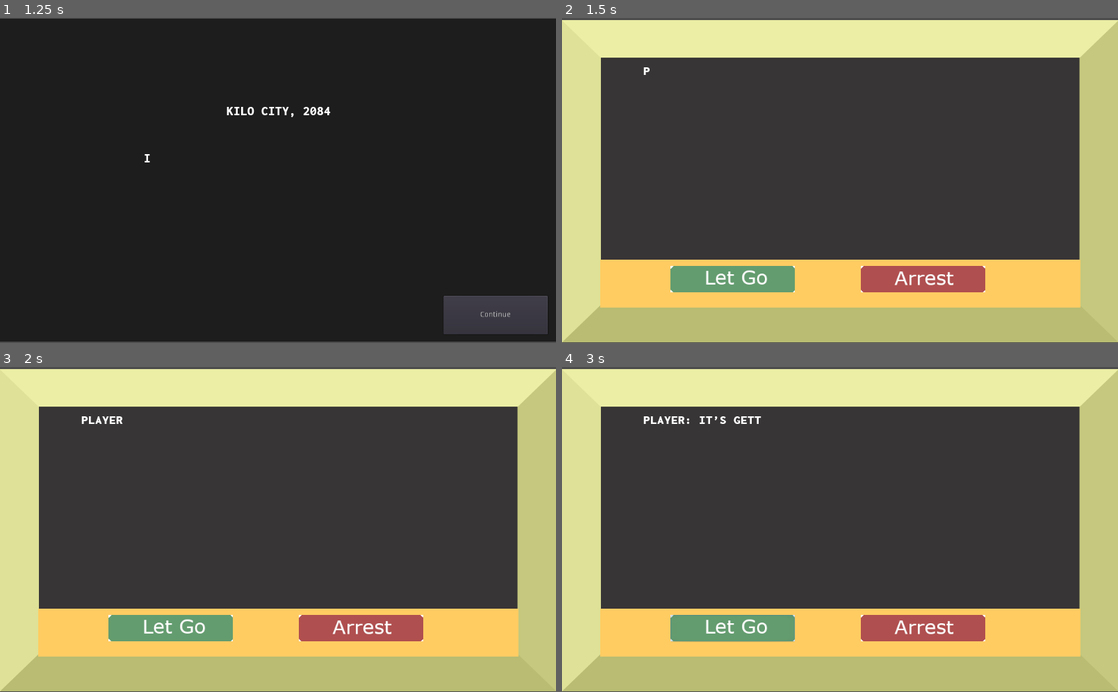
Above: before the commit, frames 1-4 (two rows, left to right).
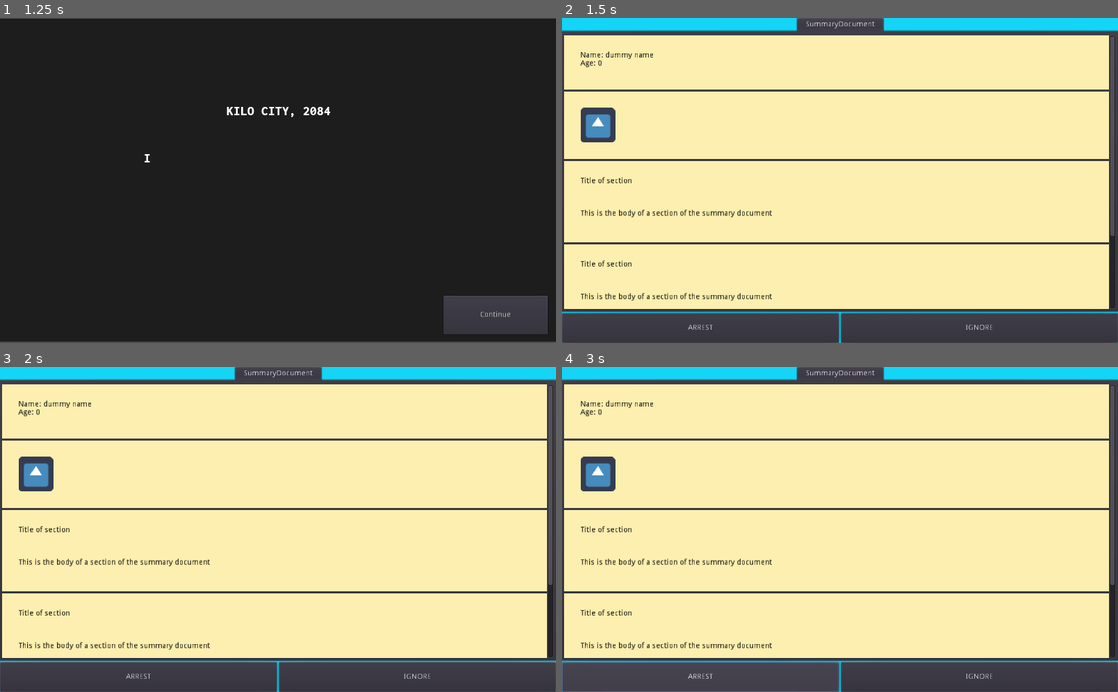
Above: after the commit, the same moments.

Repository: NicholasTung/surveillance
Game: Godot game, scene res://Scenes/MainMenu.tscn
Same seed, same stepped clock (60 frames per second), same inputs: the game is played once before the commit and once after it. The engine's default icon, where the game draws it, is replaced by a stand-in: a white triangle on a blue panel in a dark square.
Inputs (mouse positions are in pixels of both pictures, inside the frame that each line leads up to):
- Up to frame 1 (1.25 s): click "Login" at 0.5 s
- Up to frame 2 (1.5 s): click "Continue" at 1.25 s
- Up to frame 3 (2 s): no input
- Up to frame 4 (3 s): click (734, 627) at 2.02 s; click (701, 675) at 2.75 s, where only the run after the commit has a clickable "ARREST"

Frame 1 is identical in both runs. In frame 2, 92% of the frame differs, in the area x 0-100%, y 0-100%; in frame 3, 92%; in frame 4, 92%.

Commit message:
Set game to load UI with testing dummy document

Diff:
--- a/Scenes/Intro/intro1.gd
+++ b/Scenes/Intro/intro1.gd
@@ -17,4 +17,5 @@
 
 
 func _on_Button_button_up():
-	get_tree().change_scene("res://Scenes/OpeningScene.tscn")
+	#get_tree().change_scene("res://Scenes/OpeningScene.tscn")
+	get_tree().change_scene("res://Scenes/document-building/GameUI.tscn")
--- a/Scenes/OpeningScene.gd
+++ b/Scenes/OpeningScene.gd
@@ -1,4 +1,6 @@
 extends Node2D
+
+const GameUI = preload("document-building/GameUI.tscn")
 
 func _ready():
 	pass # Replace with function body.
@@ -6,3 +8,10 @@
 
 # Called every frame. 'delta' is the elapsed time since the previous frame.
 #func _process(delta):s
+
+
+func _on_AnimationPlayer_animation_finished(anim_name):
+	pass
+	$MarginContainer/Task.visible = false
+	$TextureRect.visible = false
+	add_child(GameUI.instance())
--- a/Scenes/OpeningScene.tscn
+++ b/Scenes/OpeningScene.tscn
@@ -125,3 +125,5 @@
 margin_bottom = 49.0
 custom_styles/hover = SubResource( 7 )
 custom_styles/normal = SubResource( 5 )
+
+[connection signal="animation_finished" from="MarginContainer/AnimationPlayer" to="." method="_on_AnimationPlayer_animation_finished"]
--- a/Scenes/document-building/SummaryDocument/SummaryDocument.gd
+++ b/Scenes/document-building/SummaryDocument/SummaryDocument.gd
@@ -3,12 +3,16 @@
 
 const SummaryOverview = preload("components/SummaryOverview.tscn")
 const SummaryPhoto = preload("components/SummaryPhoto.tscn")
+const SummarySection = preload("components/SummarySection.tscn")
 # Called when the node enters the scene tree for the first time.
 func _ready():
 	# testing
 	add_child(SummaryOverview.instance())
 	add_child(SummaryPhoto.instance())
-	queue_sort()
+	add_child(SummarySection.instance())
+	add_child(SummarySection.instance())
+	add_child(SummarySection.instance())
+	#queue_sort()
 	#pass # Replace with function body.
 
 
--- a/Scenes/document-building/SummaryDocument/SummaryDocument.tscn
+++ b/Scenes/document-building/SummaryDocument/SummaryDocument.tscn
@@ -2,8 +2,12 @@
 
 [ext_resource path="res://Scenes/document-building/SummaryDocument/SummaryDocument.gd" type="Script" id=1]
 
-[node name="SummaryDocument" type="VBoxContainer"]
+[node name="SummaryDocument" type="ScrollContainer"]
 margin_right = 1024.0
 margin_bottom = 600.0
-custom_constants/separation = 0
+rect_min_size = Vector2( 40, 40 )
+
+[node name="VBoxContainer" type="VBoxContainer" parent="."]
+margin_right = 1024.0
+size_flags_horizontal = 3
 script = ExtResource( 1 )
--- a/Scenes/document-building/SummaryDocument/components/SummaryOverview.gd
+++ b/Scenes/document-building/SummaryDocument/components/SummaryOverview.gd
@@ -7,7 +7,7 @@
 var fullname
 var age
 
-const info_format_str = "[b]{key}:[/b] {value}\n"
+const info_format_str = "[color=black][b]{key}:[/b] {value}[/color]\n"
 
 func _init(p_fullname = "dummy name", p_age = 0):
 	fullname = p_fullname
--- /dev/null
+++ b/Scenes/document-building/SummaryDocument/components/SummarySection.gd
@@ -0,0 +1,27 @@
+extends RichTextLabel
+
+
+# Declare member variables here. Examples:
+var title
+var body
+
+const title_format_str = "[color=black][b]%s[/b][/color]\n\n"
+const body_format_str = "[color=black]%s[/color]\n"
+
+func _init(p_title = "Title of section\n\n", p_body = "This is the body of a section of the summary document"):
+	title = p_title
+	body = p_body
+
+	bbcode_enabled = true
+
+
+# Called when the node enters the scene tree for the first time.
+func _ready():
+	append_bbcode(title_format_str % title)
+	append_bbcode(body_format_str % body)
+
+
+
+# Called every frame. 'delta' is the elapsed time since the previous frame.
+#func _process(delta):
+#	pass
--- /dev/null
+++ b/Scenes/document-building/SummaryDocument/components/SummarySection.tscn
@@ -0,0 +1,14 @@
+[gd_scene load_steps=3 format=2]
+
+[ext_resource path="res://Scenes/document-building/SummaryDocument/components/SummarySection.gd" type="Script" id=1]
+[ext_resource path="res://Scenes/document-building/SummaryDocument/components/SummaryComponentStyleBox.tres" type="StyleBox" id=2]
+
+[node name="SummarySection" type="RichTextLabel"]
+margin_right = 40.0
+margin_bottom = 40.0
+rect_min_size = Vector2( 40, 40 )
+size_flags_horizontal = 3
+custom_styles/normal = ExtResource( 2 )
+fit_content_height = true
+scroll_active = false
+script = ExtResource( 1 )
